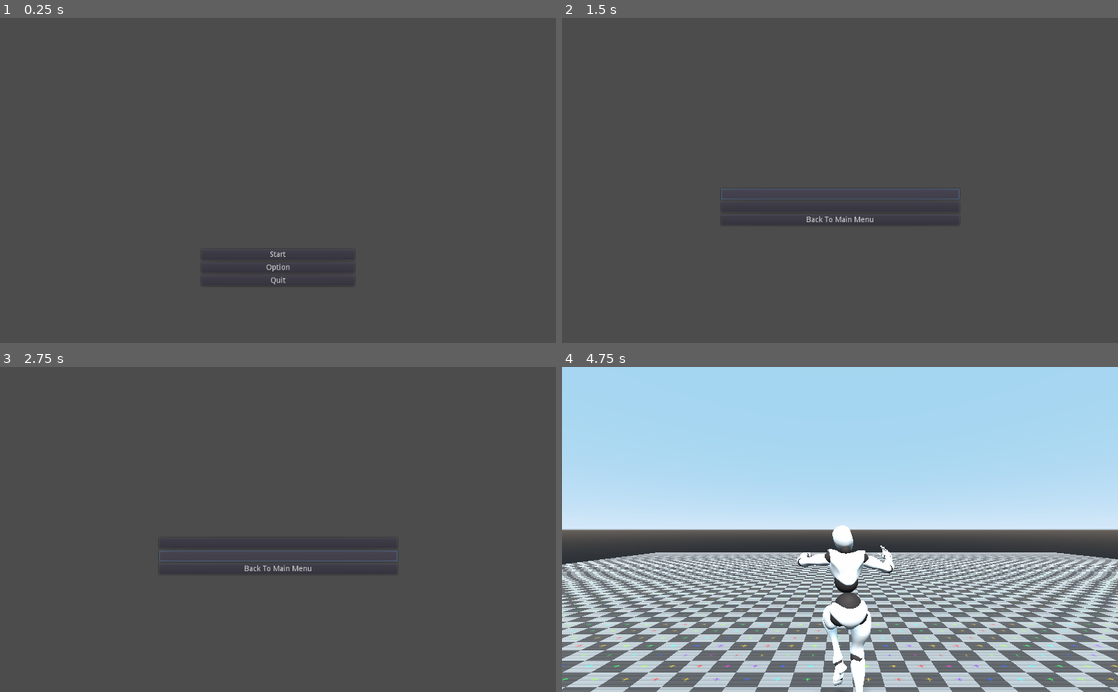
Above: before the commit, frames 1-4 (two rows, left to right).
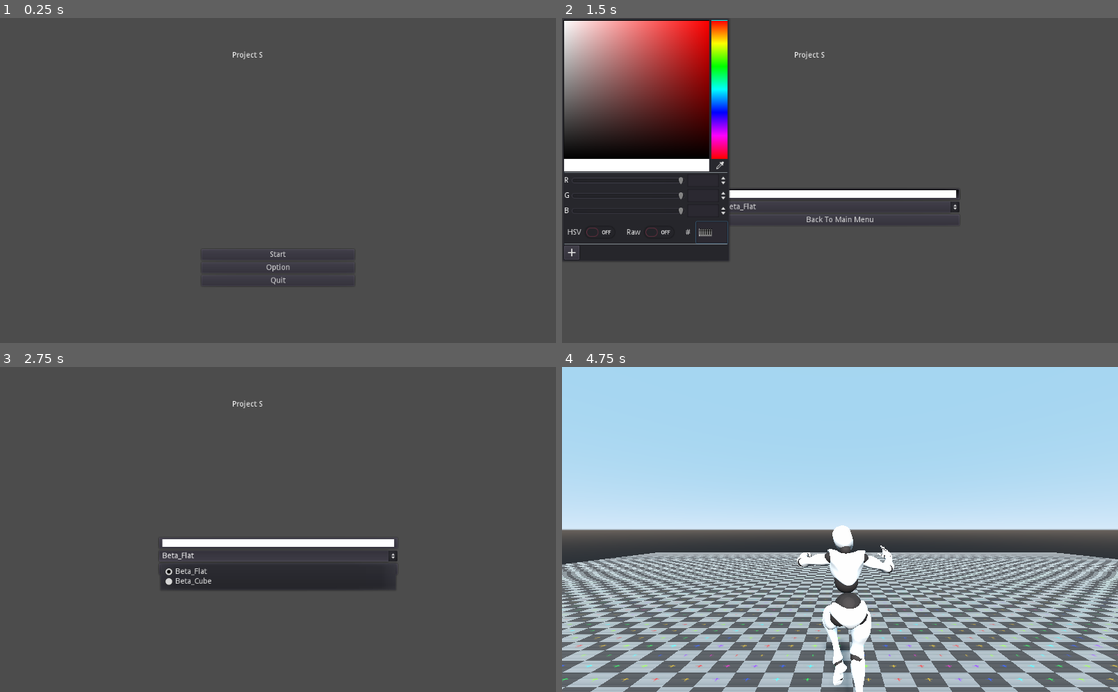
Above: after the commit, the same moments.

Repository: SmolBabby/Project-S
Game: Godot game, scene res://data/Scenes/HUD/Main_Menu/MainMenu.tscn
The game is run twice, just before and just after one commit, with the same random seed, the same clock (stepped at 60 frames per second) and the same inputs.
Inputs (mouse positions are in pixels of both pictures, inside the frame that each line leads up to):
- Up to frame 1 (0.25 s): no input
- Up to frame 2 (1.5 s): click "Option" at 0.5 s; click (840, 193) at 1.27 s
- Up to frame 3 (2.75 s): click (278, 555) at 2.02 s
- Up to frame 4 (4.75 s): click (840, 555) at 2.75 s, where only the run after the commit has a clickable "Beta_Flat"; click "Back To Main Menu" at 3.5 s; click "Start" at 4.25 s

The runs differ from the first frame. In frame 1, less than 0.1% of the frame differs, in the area x 41-48%, y 10-13%; in frame 2, 22%, in the area x 0-72%, y 0-75%; in frame 3, 3.5%; in frame 4, 5.6%.

Commit message:
Added an Options Menu
The menu can change the level and the player's color

Diff:
--- a/Project S/data/Scenes/HUD/Main_Menu/MainMenu.tscn
+++ b/Project S/data/Scenes/HUD/Main_Menu/MainMenu.tscn
@@ -1,6 +1,7 @@
-[gd_scene load_steps=2 format=2]
+[gd_scene load_steps=3 format=2]
 
 [ext_resource path="res://data/Scripts/MainMenu.gd" type="Script" id=1]
+[ext_resource path="res://data/Scenes/HUD/Main_Menu/OptionsMenu.tscn" type="PackedScene" id=2]
 
 [node name="Menu" type="Control"]
 anchor_right = 1.0
@@ -38,6 +39,25 @@
 margin_bottom = 172.0
 text = "Quit"
 
+[node name="Options" parent="." instance=ExtResource( 2 )]
+
+[node name="LevelSelect" parent="Options/Settings" index="1"]
+text = "Beta_Flat"
+
+[node name="RichTextLabel" type="RichTextLabel" parent="."]
+anchor_left = 0.5
+anchor_right = 0.5
+margin_left = -84.0
+margin_top = 62.0
+margin_right = 84.0
+margin_bottom = 124.0
+grow_horizontal = 2
+grow_vertical = 2
+text = "Project S"
+
 [connection signal="pressed" from="VBoxContainer/StartButton" to="." method="_on_StartButton_pressed"]
 [connection signal="pressed" from="VBoxContainer/OptionButton" to="." method="_on_OptionButton_pressed"]
 [connection signal="pressed" from="VBoxContainer/QuitButton" to="." method="_on_QuitButton_pressed"]
+[connection signal="item_selected" from="Options/Settings/LevelSelect" to="Options" method="_on_LevelSelect_item_selected"]
+
+[editable path="Options"]
--- a/Project S/data/Scenes/HUD/Main_Menu/OptionsMenu.tscn
+++ b/Project S/data/Scenes/HUD/Main_Menu/OptionsMenu.tscn
@@ -17,14 +17,20 @@
 margin_right = 220.0
 margin_bottom = 223.0
 
-[node name="Button" type="Button" parent="Settings"]
+[node name="PlayerColorPicker" type="ColorPickerButton" parent="Settings"]
 margin_right = 439.0
 margin_bottom = 20.0
+text = "Red"
+color = Color( 1, 1, 1, 1 )
+edit_alpha = false
 
-[node name="Button2" type="Button" parent="Settings"]
+[node name="LevelSelect" type="OptionButton" parent="Settings"]
 margin_top = 24.0
 margin_right = 439.0
 margin_bottom = 44.0
+text = "Level"
+items = [ "Beta_Flat", null, false, 0, null, "Beta_Cube", null, false, 1, null ]
+selected = 0
 
 [node name="BackToMain" type="Button" parent="Settings"]
 margin_top = 48.0
--- a/Project S/data/Scenes/Levels/Testing/TestMap_FLAT.tscn
+++ b/Project S/data/Scenes/Levels/Testing/TestMap_FLAT.tscn
@@ -29,7 +29,7 @@
 shape = SubResource( 3 )
 
 [node name="DirectionalLight" type="DirectionalLight" parent="."]
-transform = Transform( 1, -6.94287e-08, 3.42964e-08, -6.94286e-08, -0.607695, 0.794171, -3.42965e-08, -0.794171, -0.607695, -0.332461, 3.43539, -2.48531 )
+transform = Transform( 1, -6.94287e-08, 3.42964e-08, -7.63105e-08, -0.808237, 0.588858, -1.3164e-08, -0.588858, -0.808237, -0.332461, 3.43539, -2.48531 )
 light_energy = 1.881
 light_specular = 2.0
 shadow_enabled = true
--- a/Project S/data/Scripts/Global_Variables.gd
+++ b/Project S/data/Scripts/Global_Variables.gd
@@ -1,11 +1,12 @@
 extends Node
+
+
+#Red, Green, Blue
+var current_PlayerColor = Color()
+var selectedLevel = "res://data/Scenes/Levels/Testing/TestMap_FLAT.tscn"
+
 
 
 
 func _ready():
-	pass # Replace with function body.
-
-
-# Called every frame. 'delta' is the elapsed time since the previous frame.
-#func _process(delta):
-#	pass
+	pass
--- a/Project S/data/Scripts/MainMenu.gd
+++ b/Project S/data/Scripts/MainMenu.gd
@@ -8,7 +8,7 @@
 
 # Called when the node enters the scene tree for the first time.
 func _ready():
-	pass # Replace with function body.
+	get_node("Options").visible = false
 
 
 # Called every frame. 'delta' is the elapsed time since the previous frame.
@@ -17,11 +17,12 @@
 
 
 func _on_StartButton_pressed():
-	get_tree().change_scene("res://data/Scenes/Levels/Testing/TestMap_FLAT.tscn")
+	get_tree().change_scene(GlobalVar.selectedLevel)
 
 
 func _on_OptionButton_pressed():
-	get_tree().change_scene("res://data/Scenes/HUD/Main_Menu/OptionsMenu.tscn")
+	get_node("VBoxContainer").visible = false
+	get_node("Options").visible = true
 
 
 func _on_QuitButton_pressed():
--- a/Project S/data/Scripts/OptionsMenu.gd
+++ b/Project S/data/Scripts/OptionsMenu.gd
@@ -1,10 +1,9 @@
 extends Control
 
-
-# Declare member variables here. Examples:
-# var a = 2
-# var b = "text"
-
+var Levels = [
+	"res://data/Scenes/Levels/Testing/TestMap_FLAT.tscn",
+	"res://data/Scenes/Levels/Testing/TestMap_CUBE.tscn",
+]
 
 # Called when the node enters the scene tree for the first time.
 func _ready():
@@ -12,9 +11,12 @@
 
 
 # Called every frame. 'delta' is the elapsed time since the previous frame.
-#func _process(delta):
-#	pass
+func _process(delta):
+	GlobalVar.current_PlayerColor = get_node("Settings/PlayerColorPicker").get("color")
 
+func _on_LevelSelect_item_selected(index):
+	GlobalVar.selectedLevel = Levels[index]
 
 func _on_BackToMain_pressed():
-	get_tree().change_scene("res://data/Scenes/HUD/Main_Menu/MainMenu.tscn")
+	get_parent().get_node("VBoxContainer").visible = true
+	visible = false
--- a/Project S/data/Scripts/PlayerControl.gd
+++ b/Project S/data/Scripts/PlayerControl.gd
@@ -10,8 +10,6 @@
 
 #Character Variables
 
-var pp = GlobalVar
-
 var runningSpeed: float = 5.0
 var walkingSpeed: float = 2.0
 var jumpForce: float = 4.6
@@ -23,7 +21,10 @@
 
 
 func _ready():
-	pass
+	var newMaterial = get_node("godot_xbot/Armature/Skeleton/Beta_Surface").mesh.surface_get_material(0)
+	newMaterial.set("albedo_color", GlobalVar.current_PlayerColor)
+	print(newMaterial.get("albedo_color"))
+	get_node("godot_xbot/Armature/Skeleton/Beta_Surface").mesh.surface_set_material(0, newMaterial)
 
 
 func _physics_process(delta):
--- a/Project S/data/default_env.tres
+++ b/Project S/data/default_env.tres
@@ -1,6 +1,7 @@
 [gd_resource type="Environment" load_steps=2 format=2]
 
 [sub_resource type="ProceduralSky" id=1]
+sun_latitude = 25.0
 sun_energy = 3.0
 
 [resource]
